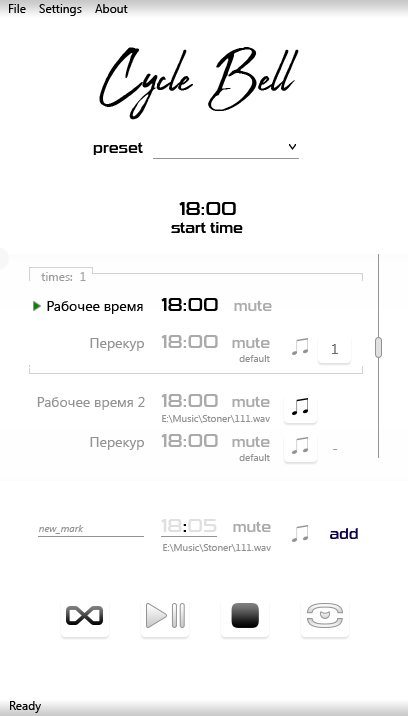
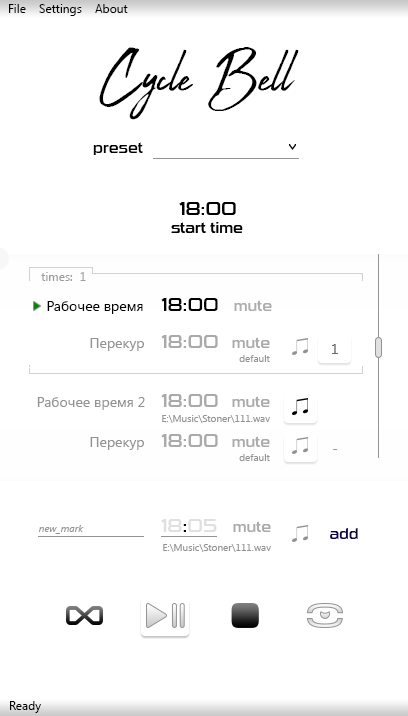
Layers edited between the first and the second 408×716 image:
removed layer "play Rounded Rectangle 2 copy" from group "call_button when stop" over [141, 633, 189, 637]
added layer "button_big copy" in group "call_button when stop" over [140, 601, 190, 639]
